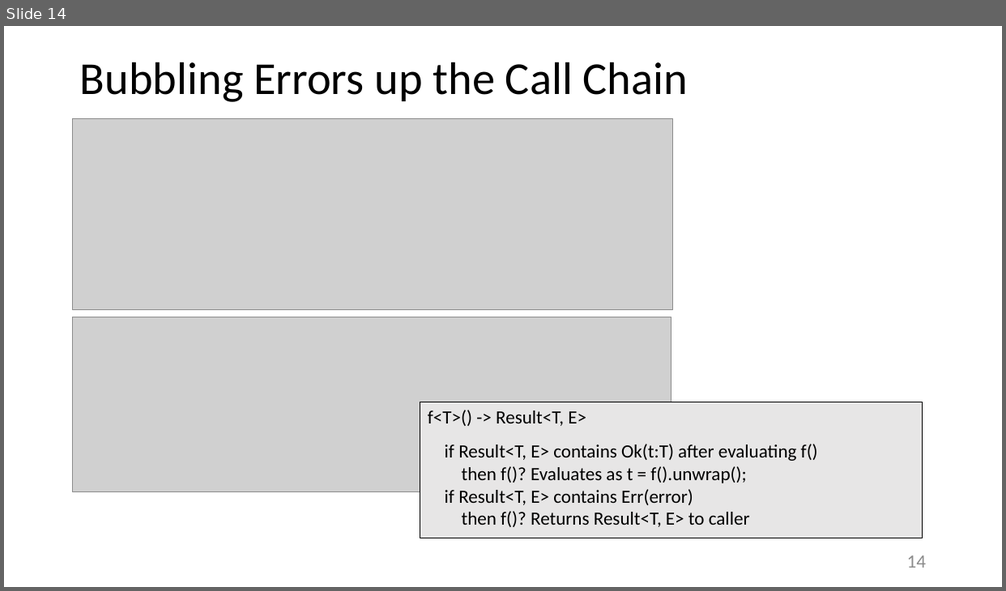
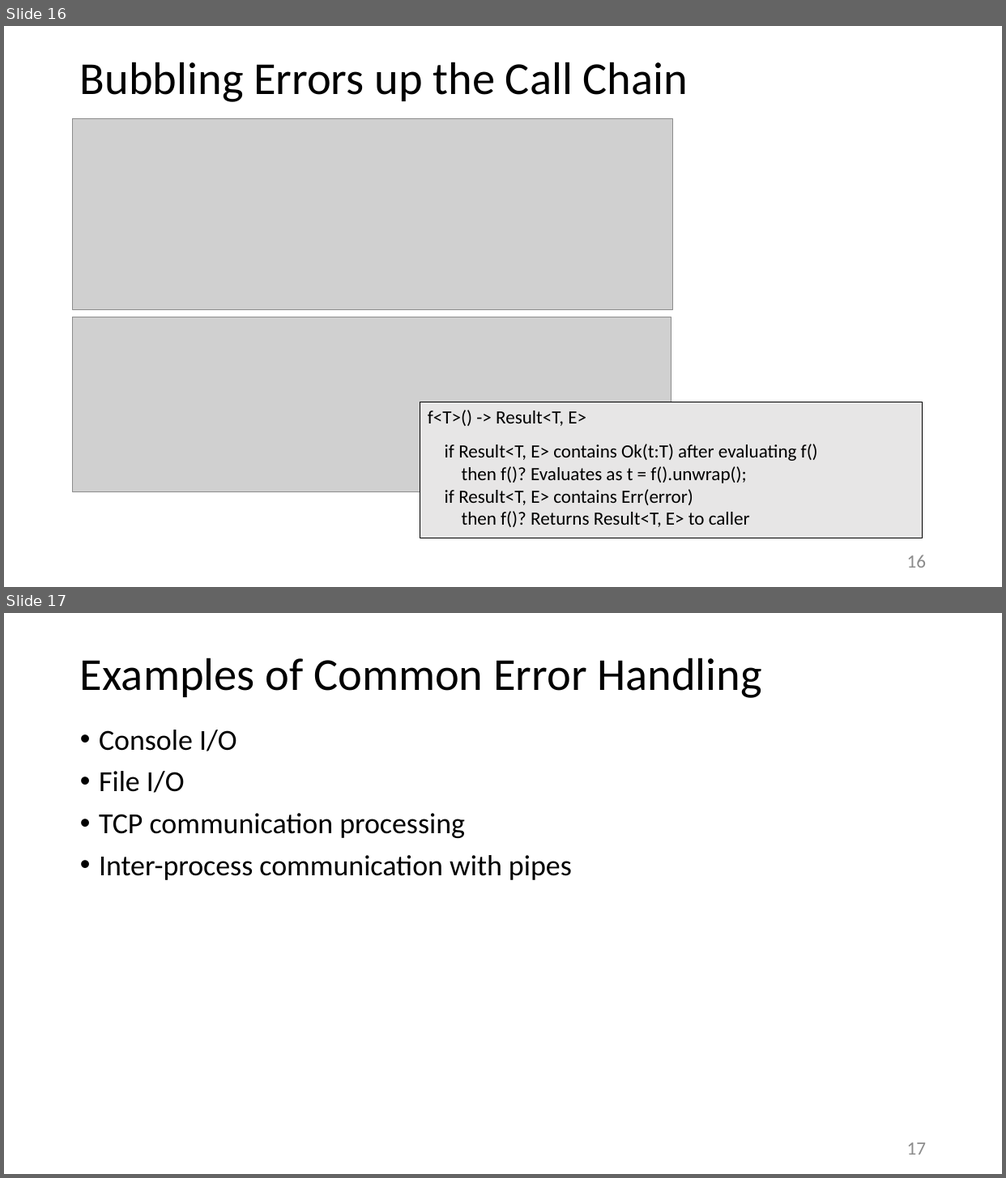
Before and after one commit to JimFawcett/JimFawcett.github.io, a slide deck: Resources/RustErrorHandling.pptx. Shown one above the other, each under a label of ours: slide 14 before the commit, slides 16 and 17 after it. The pictures are 1006x591 and 1006x1178 pixels, drawn with LibreOffice and Linux fonts; fonts in the diff are those of the drawing; grey boxes stand for pictures. Boxes give left, top, right and bottom in pixels: in the first picture for what was removed or moved away, otherwise in the second. Text is boxed around its words. In the diff, an @@ line names an element or a change of style, - is before the commit and + after.

```diff
--- a/Resources/RustErrorHandling.pptx
+++ b/Resources/RustErrorHandling.pptx
@@ slide 17 added at (x1=4, y1=613, x2=1002, y2=1174), background #FFFFFF @@
@@ title added at (x1=80, y1=658, x2=762, y2=698), 44 pt, text #000000 @@
+Examples of Common Error Handling
@@ text added at (x1=99, y1=730, x2=572, y2=880), 28 pt, text #000000 @@
+• Console I/O
+• File I/O
+• TCP communication processing
+• Inter-process communication with pipes
@@ page number added at (x1=907, y1=1143, x2=926, y2=1155), 18 pt, text #8C8C8C @@
+17
@@ what was slide 14 is now slide 16 @@
@@ page number at (x1=907, y1=555, x2=926, y2=568): text changed @@
-14
+16
```
Also in this commit, not shown: 5 slides changed, 4 other slides added, 1 other file.
